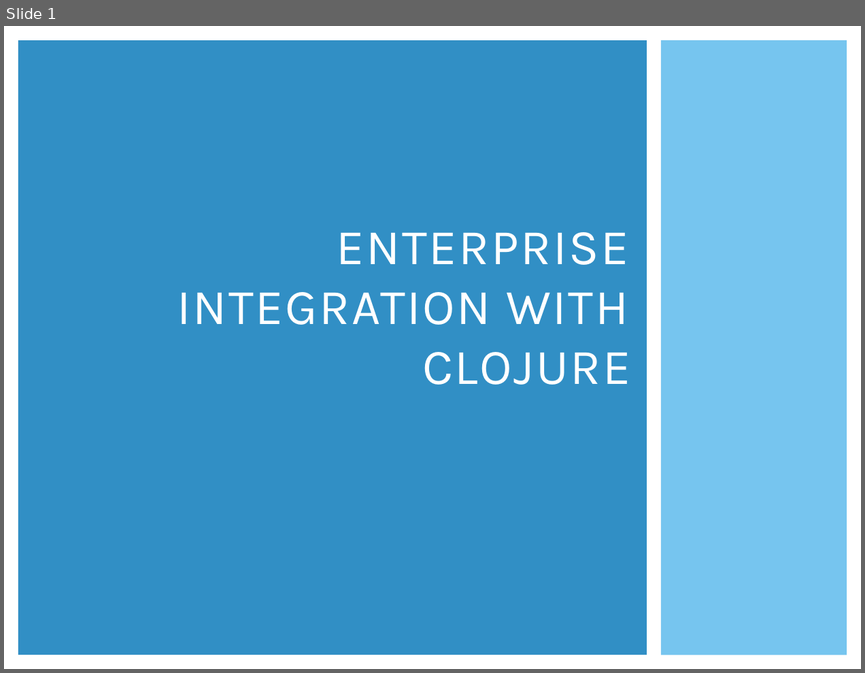
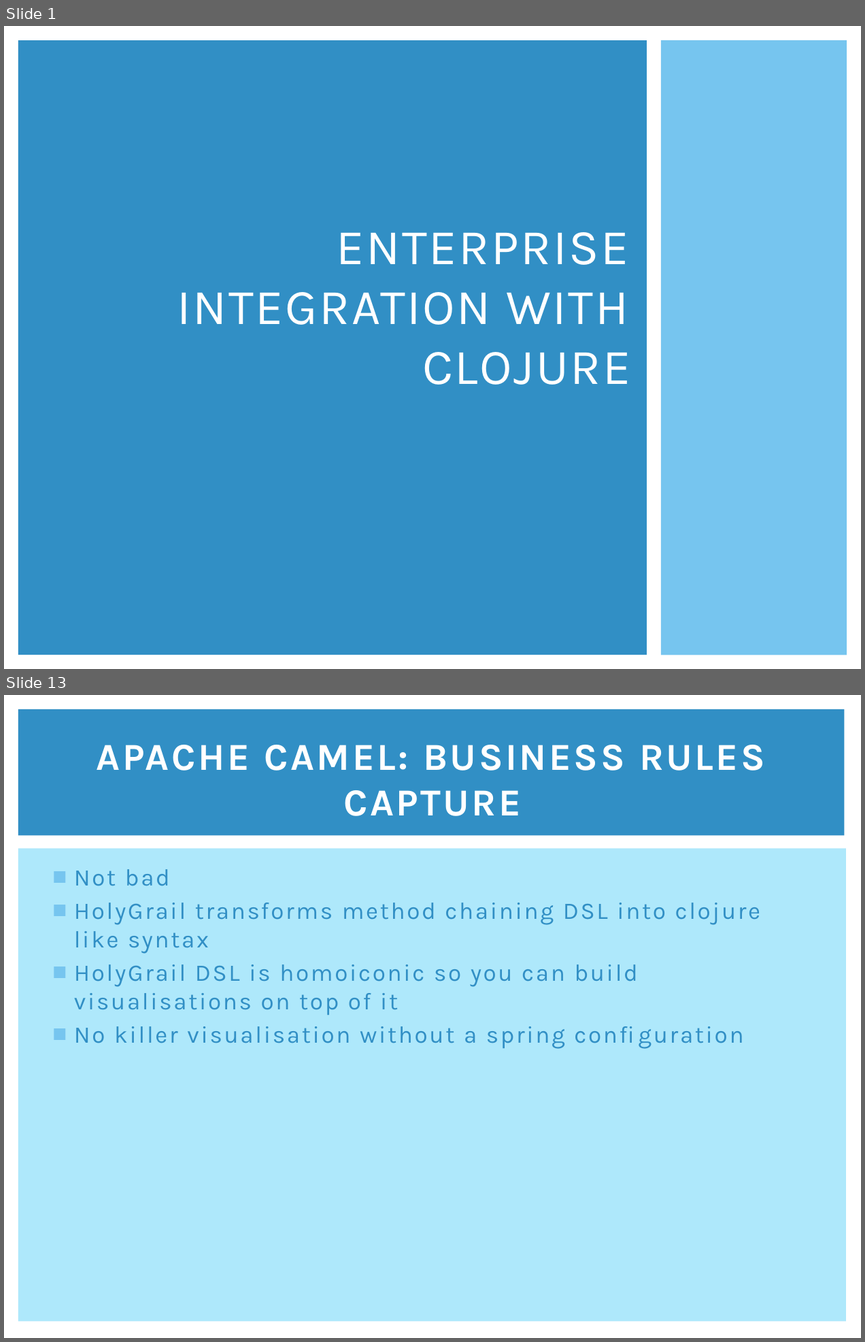
Before and after one commit to clumsyjedi/euroclojure2013, a slide deck: SLIDES.pptx. Shown one above the other, each under a label of ours: slide 1 before the commit, slides 1 and 13 after it; the slides between them are not shown. The pictures are 865x673 and 865x1342 pixels, drawn with LibreOffice and Linux fonts; fonts in the diff are those of the drawing. Boxes give left, top, right and bottom in pixels: in the first picture for what was removed or moved away, otherwise in the second. Text is boxed around its words. In the diff, an @@ line names an element or a change of style, - is before the commit and + after.

```diff
--- a/SLIDES.pptx
+++ b/SLIDES.pptx
@@ slide 13 added at bbox=[4, 695, 861, 1338], background #FFFFFF @@
@@ rectangle added at bbox=[18, 709, 844, 836], fill #318FC5 @@
@@ title added at bbox=[96, 745, 765, 816], 32 pt, text #FFFFFF, bold @@
+APACHE CAMEL: BUSINESS RULES CAPTURE
@@ rectangle added at bbox=[18, 849, 847, 1321], fill #AEE8FB @@
@@ text added at bbox=[74, 869, 761, 1049], 20 pt, text #318FC5 @@
+■ Not bad
+■ HolyGrail transforms method chaining DSL into clojure like syntax
+■ HolyGrail DSL is homoiconic so you can build visualisations on top of it
+■ No killer visualisation without a spring configuration
```
Also in this commit, not shown: 1 slide changed, 26 other slides added, 7 slides removed.
